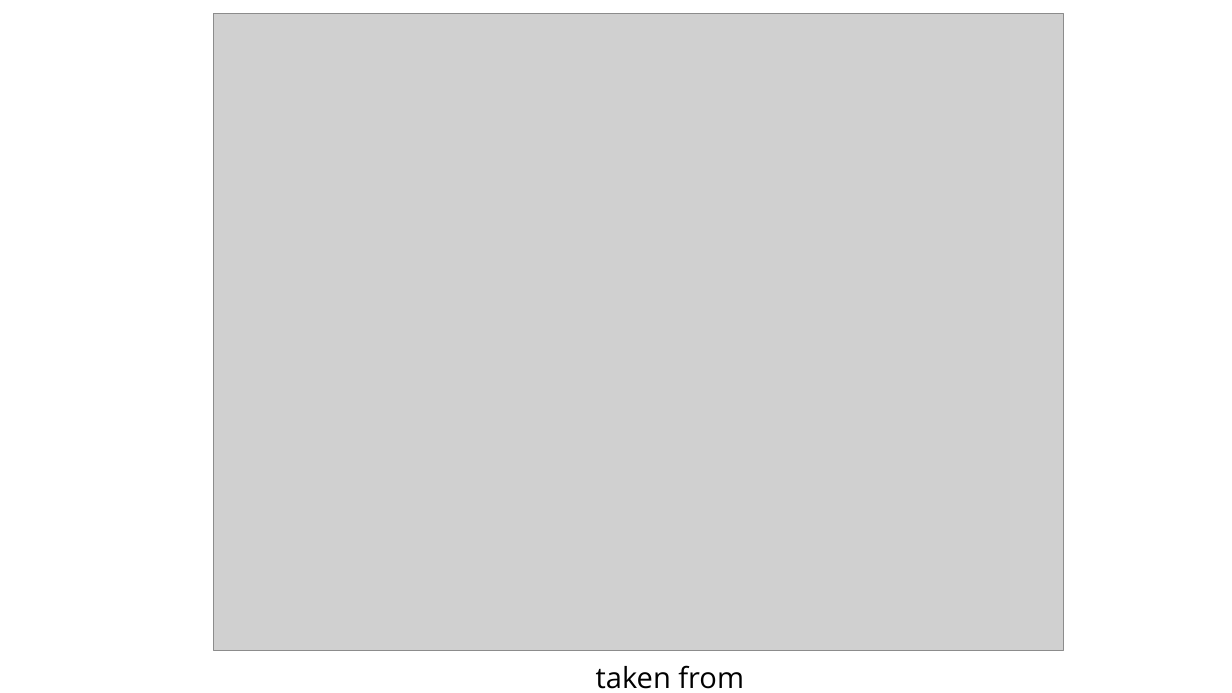
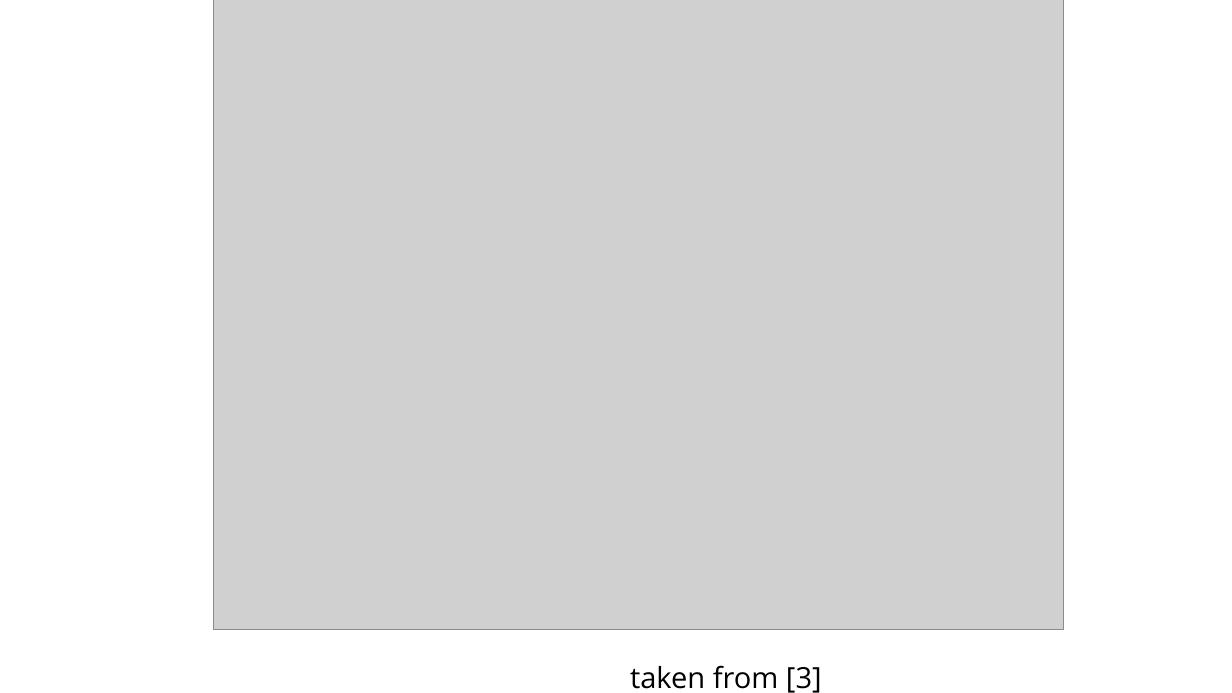
Before and after one commit to DrLeozeez/Real-Time-Systems, a slide deck: slide 10 of Improved Priority Exchange Server/Presentation Slide/IMPROVED PRIORITY EXCHANGE SERVER.pptx (slide 11 before the commit). Drawn at 1232x693 pixels with LibreOffice and Linux fonts; fonts in the diff are those of the drawing; grey boxes stand for pictures. Boxes give left, top, right and bottom in pixels: in the first picture for what was removed or moved away, otherwise in the second. Text is boxed around its words. In the diff, an @@ line names an element or a change of style, - is before the commit and + after.

```diff
--- a/Improved Priority Exchange Server/Presentation Slide/IMPROVED PRIORITY EXCHANGE SERVER.pptx
+++ b/Improved Priority Exchange Server/Presentation Slide/IMPROVED PRIORITY EXCHANGE SERVER.pptx
@@ picture: place and size @@
-picture at (213, 14, 1063, 650)
+picture at (213, 0, 1063, 630)
@@ text "taken from [3]" rewrapped from (596, 665, 744, 689) to (630, 665, 822, 693) @@
```
Also in this commit, not shown: 5 other slides changed, 1 slide added, 2 slides removed.
